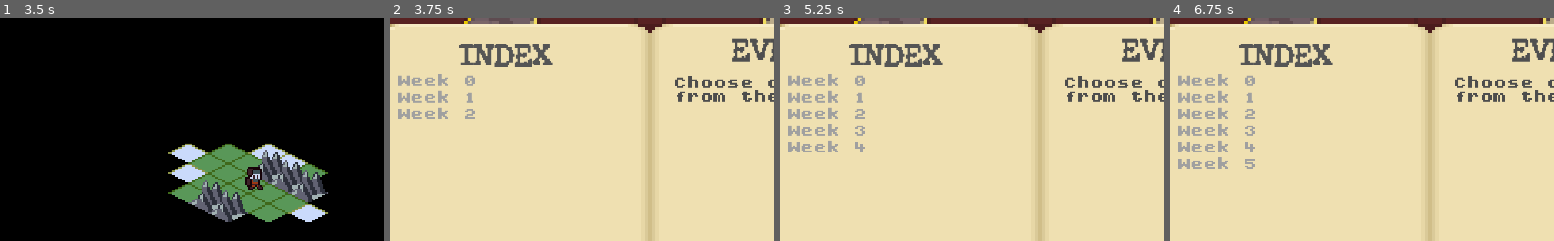
Above: before the commit, frames 1-4 (left to right).
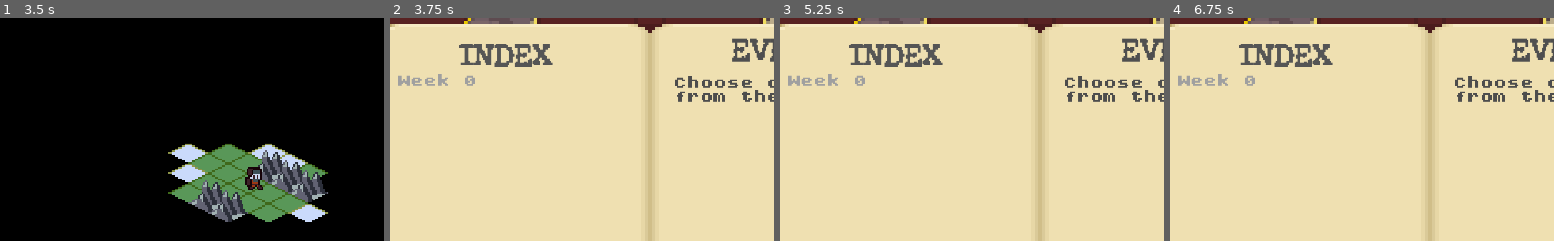
Above: after the commit, the same moments.

Repository: ZeeHatcher/project-forgotten
Game: Godot game, scene res://scenes/main/main.tscn
Two runs of this game, one before a commit and one after it. Both use one fixed random seed, a clock stepped at 60 frames per second and the inputs below. This scene is started directly instead of the project's main scene.
Inputs (mouse positions are % of the whole screen's width and height, from its top left):
- Up to frame 1 (3.5 s): click (86, 91) at 0.5 s; click (91, 91) at 1.25 s; click (97, 91) at 2 s; tap Enter at 2.75 s; move the mouse to (75, 45) at 2.77 s; hold D (move_right) from 2.78 s (still down); hold Tab (journal) from 2.78 s (still down); click (75, 45) at 2.92 s
- Up to frame 2 (3.75 s): move the mouse to (31, 55) at 3.52 s; release D (move_right) at 3.53 s; release Tab (journal) at 3.53 s; hold S (move_down) from 3.53 s (still down); tap Tab (journal) at 3.6 s
- Up to frame 3 (5.25 s): tap Space at 4.25 s; move the mouse to (62, 28) at 4.27 s; release S (move_down) at 4.28 s; hold D (move_right) 4.28-5.03 s; hold Tab (journal) 4.28-5.03 s; move the mouse to (47, 70) at 5.02 s; hold W (move_up) from 5.03 s (still down); tap Tab (journal) at 5.1 s; click (47, 70) at 5.17 s
- Up to frame 4 (6.75 s): tap Enter at 5.75 s; move the mouse to (83, 65) at 5.77 s; release W (move_up) at 5.78 s; hold Tab (journal) 5.78-6.53 s; hold A (move_left) from 5.78 s (still down); move the mouse to (21, 35) at 6.52 s; tap Tab (journal) at 6.6 s
The pictures show only the part of the screen within x 19-69%, y 12-62%; the shares and areas given below are measured in that part.

Frame 1 is identical in both runs. In frame 2, 0.8% of the frame differs, in the area x 2-23%, y 32-46%; in frame 3, 1.5%; in frame 4, 1.9%, in the area x 2-23%, y 32-68%.

Commit message:
feat: checkpoint after 28 steps

Diff:
--- a/scenes/main/main.tscn
+++ b/scenes/main/main.tscn
@@ -229,6 +229,7 @@
 [node name="GameSaveService" type="Node" parent="."]
 pause_mode = 2
 script = ExtResource( 17 )
+save_after_tiles_moved = 28
 player = NodePath("../Player")
 terrain = NodePath("../Terrain")
 event_tiles = NodePath("../EventTiles")
